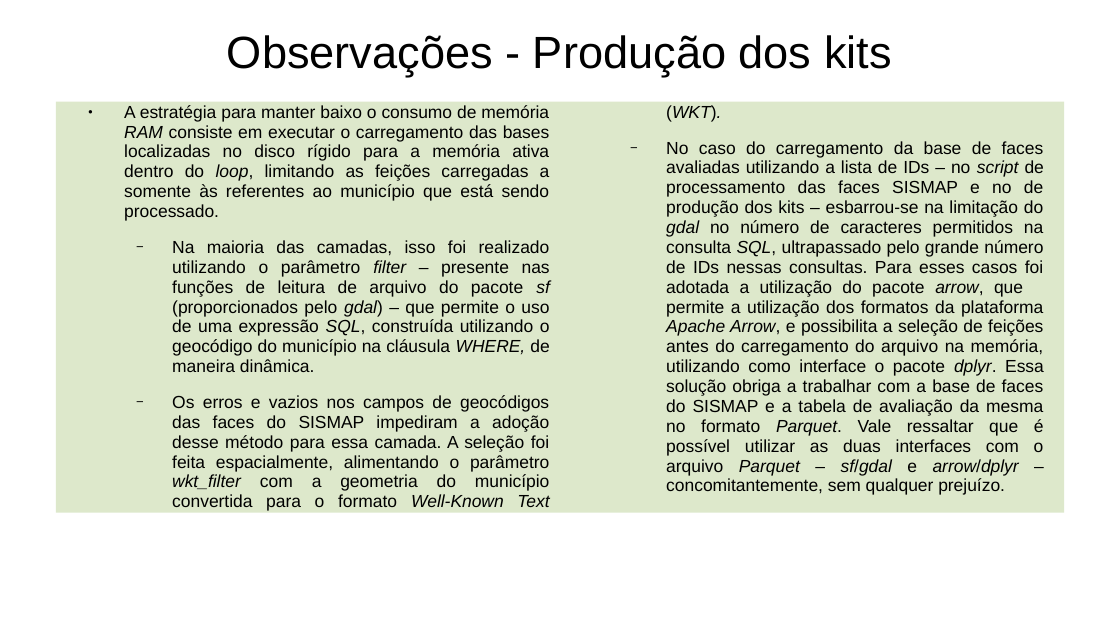
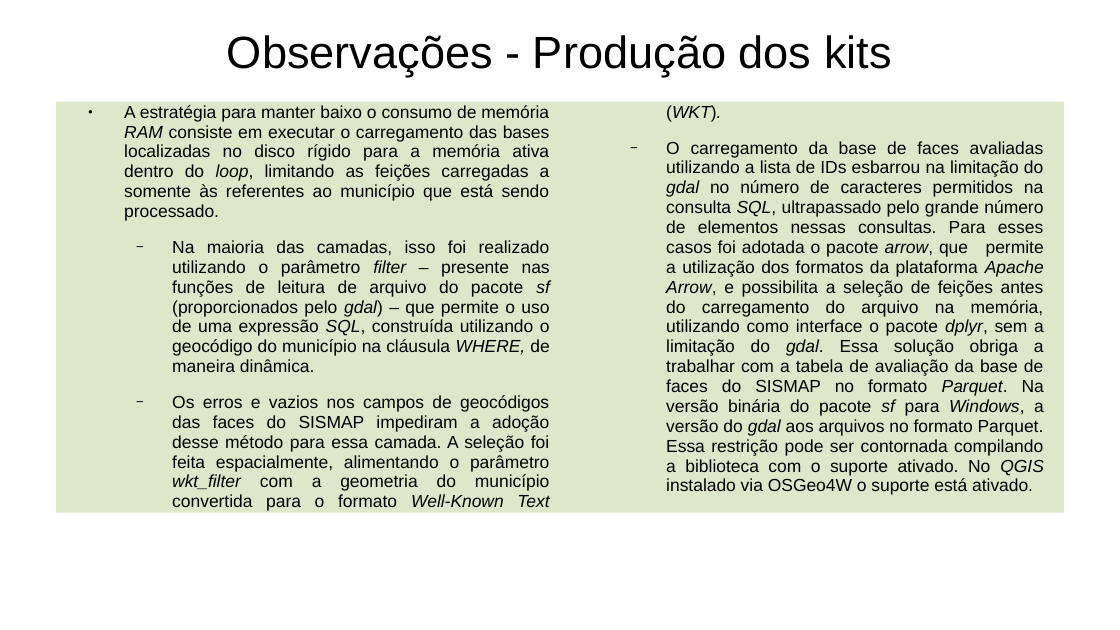
Before and after one commit to jcmartinssh/kits-BATER, a slide deck: slide 13 of referencia_scripts.odp. Drawn at 1120x630 pixels with LibreOffice and Linux fonts; fonts in the diff are those of the drawing. Boxes give left, top, right and bottom in pixels: in the first picture for what was removed or moved away, otherwise in the second. Text is boxed around its words. In the diff, an @@ line names an element or a change of style, - is before the commit and + after.

Commit message:
ajuste para ausencia de suporte a parquet no sf binario para windows

```diff
--- a/referencia_scripts.odp
+++ b/referencia_scripts.odp
@@ text at (666, 141, 1044, 495): text changed @@
-  − No caso do carregamento da base de faces avaliadas utilizando a lista de IDs – no script de processamento das faces SISMAP e no de produção dos kits – esbarrou-se na limitação do gdal no número de caracteres permitidos na consulta SQL, ultrapassado pelo grande número de IDs nessas consultas. Para esses casos foi adotada a utilização do pacote arrow, que permite a utilização dos formatos da plataforma Apache Arrow, e possibilita a seleção de feições antes do carregamento do arquivo na memória, utilizando como interface o pacote dplyr. Essa solução obriga a trabalhar com a base de faces do SISMAP e a tabela de avaliação da mesma no formato Parquet. Vale ressaltar que é possível utilizar as duas interfaces com o arquivo Parquet – sf/gdal e arrow/dplyr – concomitantemente, sem qualquer prejuízo.
+  − O carregamento da base de faces avaliadas utilizando a lista de IDs esbarrou na limitação do gdal no número de caracteres permitidos na consulta SQL, ultrapassado pelo grande número de elementos nessas consultas. Para esses casos foi adotada o pacote arrow, que permite a utilização dos formatos da plataforma Apache Arrow, e possibilita a seleção de feições antes do carregamento do arquivo na memória, utilizando como interface o pacote dplyr, sem a limitação do gdal. Essa solução obriga a trabalhar com a tabela de avaliação da base de faces do SISMAP no formato Parquet. Na versão binária do pacote sf para Windows, a versão do gdal aos arquivos no formato Parquet. Essa restrição pode ser contornada compilando a biblioteca com o suporte ativado. No QGIS instalado via OSGeo4W o suporte está ativado.
```
Also in this commit, not shown: 2 other slides changed, 3 other files.
